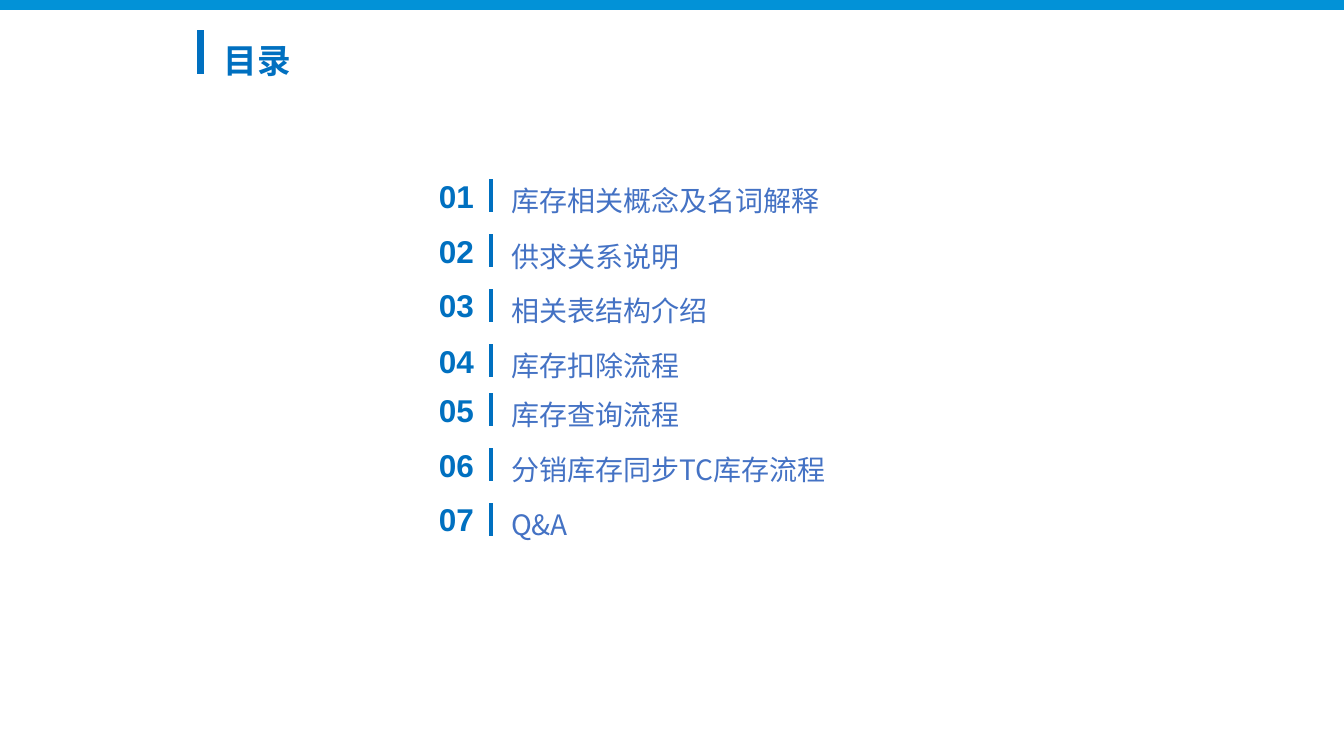
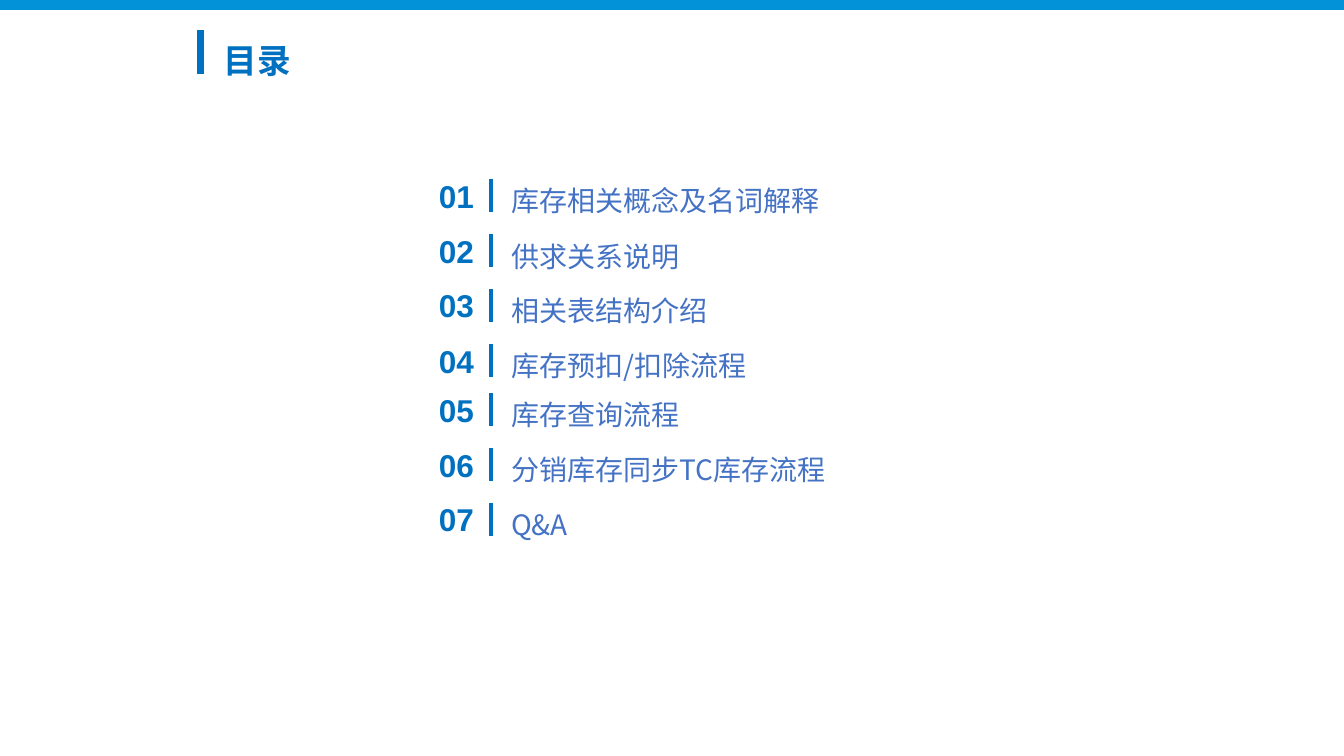
Before and after one commit to xklnew/Go-000, a slide deck: slide 2 of Week01/分销平台商品系统简介.pptx. Drawn at 1344x756 pixels with LibreOffice and Linux fonts; fonts in the diff are those of the drawing; background and template pictures are left out. Boxes give left, top, right and bottom in pixels: in the first picture for what was removed or moved away, otherwise in the second. Text is boxed around its words. In the diff, an @@ line names an element or a change of style, - is before the commit and + after.

```diff
--- a/Week01/分销平台商品系统简介.pptx
+++ b/Week01/分销平台商品系统简介.pptx
@@ text at <box>511,352,746,381</box>: text changed @@
-库存扣除流程
+库存预扣/扣除流程
```
Also in this commit, not shown: 7 other slides changed, 4 slides added, 13 slides removed, 1 other file.
